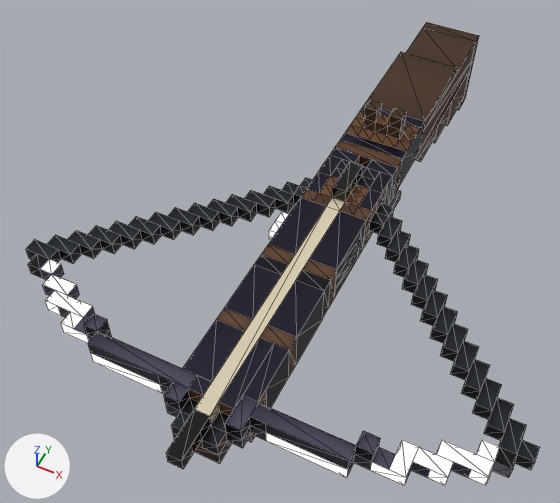
The glTF model src/games/arena/models/weapons/crossbow_epic.glb as it was, and as the next commit left it.
One viewpoint serves both versions: a 50 mm camera at (0.541, -1.678, 1.655) aimed at (-0.141, -0.313, -0.05). The axes (+X, +Y, +Z) are drawn at lower left. The lights are the same throughout. The picture after the commit comes second. Mesh edges are drawn as thin lines. Where no turn or scale is listed for an object, it has been applied to the vertices. Vertices at exactly the same position are counted once.

Objects in the first picture: 'crossbow_epic_body'.
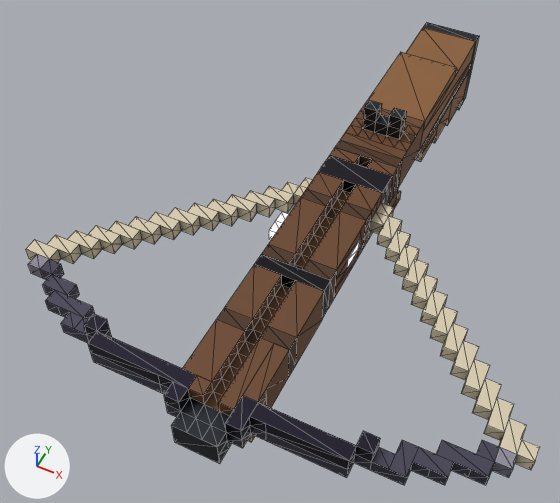
The change in detail:
me_crossbow_epic_body is used by ob_crossbow_epic_body; location (0.0, 0.0, 0.0).
me_crossbow_epic_body had 824 vertices, 1280 faces and spanned x -0.68..0.68, y -1.09..0.78, z -0.2..0.23.
me_crossbow_epic_body now has 849 vertices, 1326 faces and spans x -0.68..0.68, y -1.02..0.78, z -0.2..0.23.
Part 1, on me_crossbow_epic_body:
36 vertices are removed from x -0.06..0.06, y -1.09..-0.08, z 0.08..0.2.
92 faces are deleted.
19 new vertices lie (0.0, 0.0, -0.04) away from vertices in x -0.02..0.02, y -0.9..-0.16, z 0.16.
12 new vertices lie (0.0, -0.04, 0.0) away from vertices in x -0.02..0.02, y -0.74..-0.27, z 0.12..0.16.
12 new vertices lie (0.0, 0.04, 0.0) away from vertices in x -0.02..0.02, y -0.94..-0.47, z 0.12..0.16.
12 new vertices lie (0.0, 0.04, 0.0) away from vertices in x -0.02..0.02, y -0.9..-0.43, z 0.12..0.16.
6 new vertices lie (0.0, -0.04, 0.0) away from vertices in x -0.02..0.02, y -0.78..-0.31, z 0.12..0.16.
138 new faces join them.
me_crossbow_epic_body part 2: 1154 kept faces spanning x -0.68..0.68, y -1.02..0.78, z -0.2..0.23 get new texture (UV) coordinates.

Pixel boxes (x1, y1, x2, y2) of what changed, in the pictures (560 x 503 px; the box of a moved part takes in the faces that stretch with it):
part 1 of me_crossbow_epic_body, moved or reshaped: before (166, 155, 392, 469); after (171, 155, 392, 464)
part 2 of me_crossbow_epic_body, surface changed: (26, 22, 540, 485) in both
